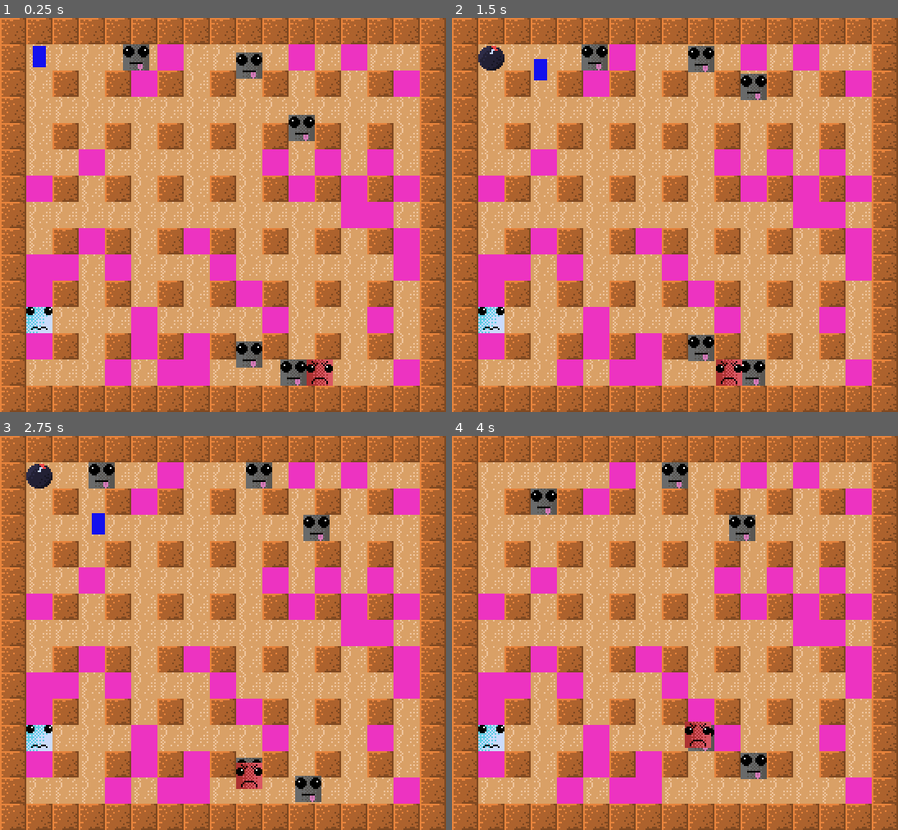
Above: before the commit, frames 1-4 (two rows, left to right).
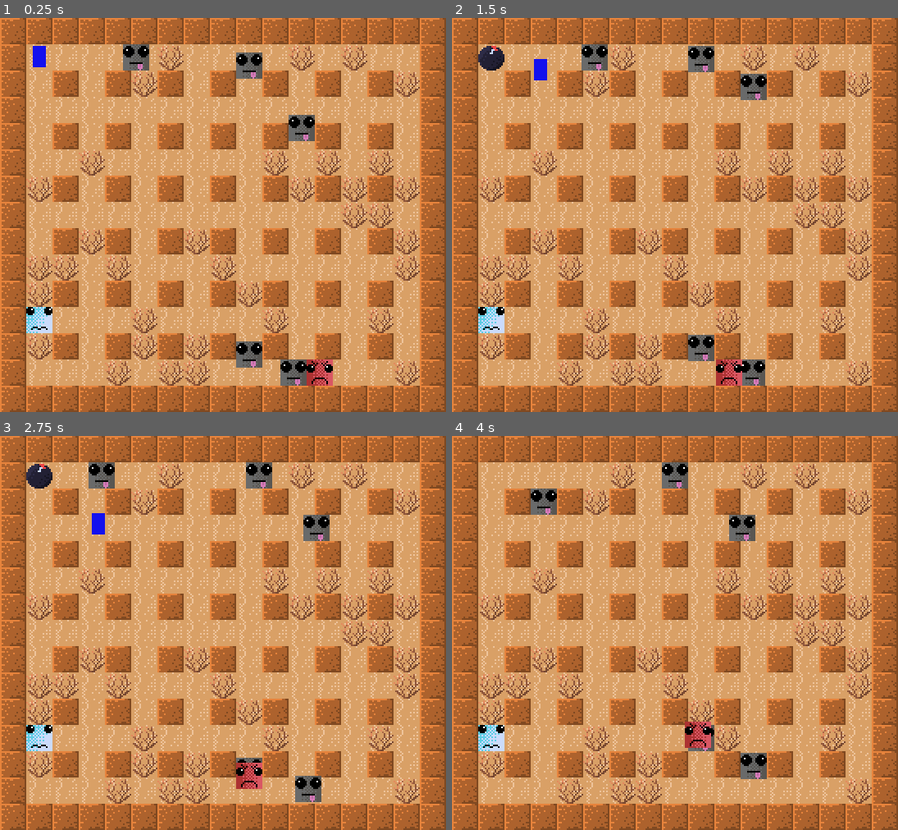
Above: after the commit, the same moments.

Repository: adrianofelix019/bomberman-clone
Game: Godot game, scene res://scenes/main_game.tscn
Same seed, same stepped clock (60 frames per second), same inputs: the game is played once before the commit and once after it.
Inputs:
- Up to frame 1 (0.25 s): no input
- Up to frame 2 (1.5 s): hold Right (ui_right) 0.53-1.28 s; hold K (place_bomb) 0.53-1.28 s; hold Down (ui_down) from 1.28 s (still down); tap K (place_bomb) at 1.35 s
- Up to frame 3 (2.75 s): release Down (ui_down) at 2.03 s; hold Right (ui_right) from 2.03 s (still down); hold K (place_bomb) from 2.03 s (still down)
- Up to frame 4 (4 s): release Right (ui_right) at 2.78 s; release K (place_bomb) at 2.78 s; hold Up (ui_up) 2.78-3.53 s; tap K (place_bomb) at 2.85 s; hold Left (ui_left) from 3.53 s (still down); hold K (place_bomb) from 3.53 s (still down)

The runs differ from the first frame. In frame 1, 14% of the frame differs, in the area x 5-95%, y 6-94%; in frame 2, 14%; in frame 3, 14%; in frame 4, 14%.

Commit message:
add breakable block new sprite

Diff:
--- a/scenes/main_game.tscn
+++ b/scenes/main_game.tscn
@@ -5,7 +5,7 @@
 [ext_resource type="Texture2D" uid="uid://m3ilnnmcslwx" path="res://assets/temp/bomb.png" id="3_0rdsr"]
 [ext_resource type="Texture2D" uid="uid://cwdl278ltaifj" path="res://assets/temp/unbreakable.png" id="3_ygxny"]
 [ext_resource type="Script" uid="uid://cupc74ivt3x7a" path="res://tile_map_layer.gd" id="5_ipu61"]
-[ext_resource type="Texture2D" uid="uid://dgaebqqnf76u5" path="res://assets/temp/breakable.png" id="5_ygxny"]
+[ext_resource type="Texture2D" uid="uid://dm3ic30kc30uf" path="res://assets/temp/bush.png" id="5_ygxny"]
 
 [sub_resource type="PhysicsMaterial" id="PhysicsMaterial_ygxny"]
 
Binary file added: assets/temp/bush.png
Not shown, added: assets/temp/bush.png.import
